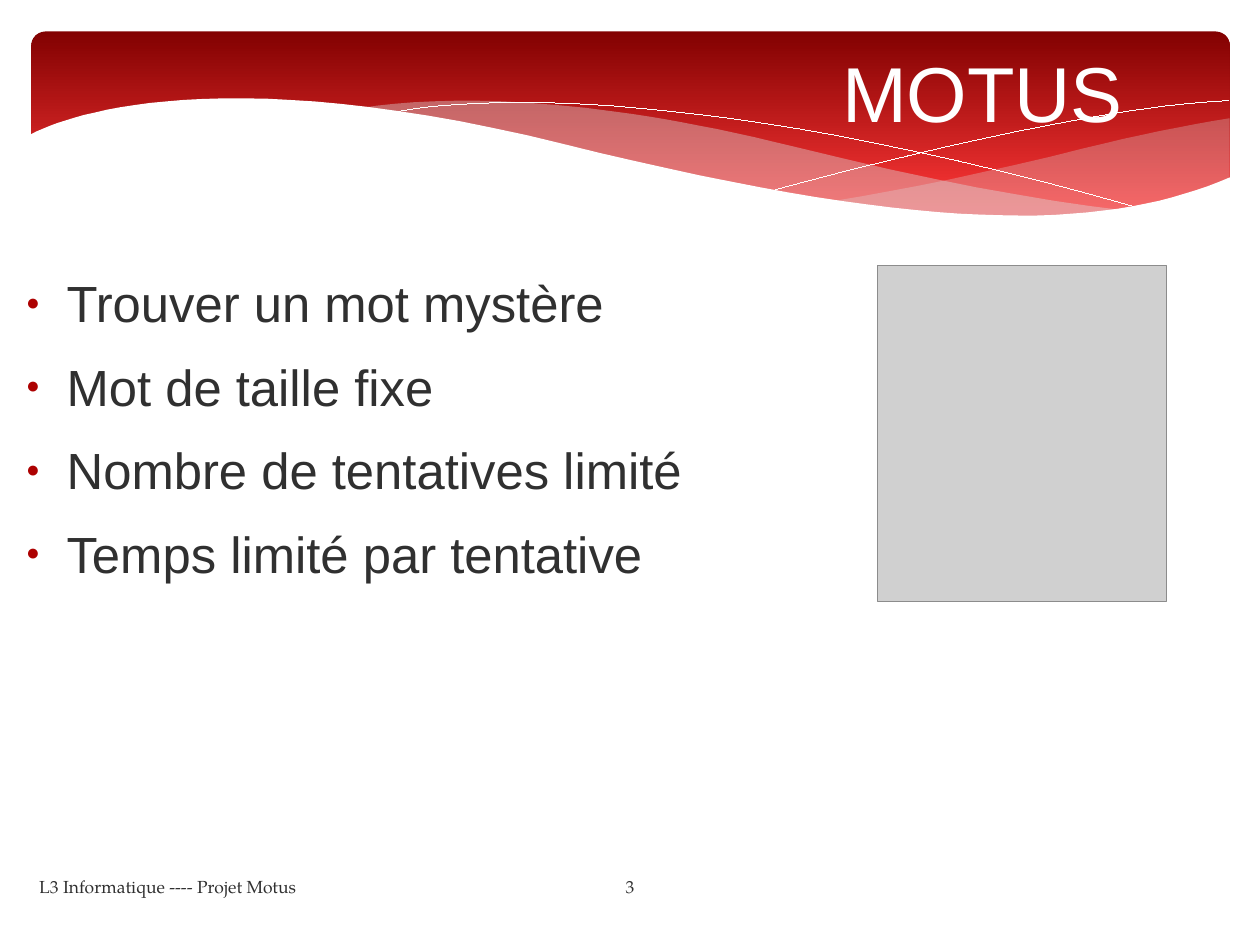
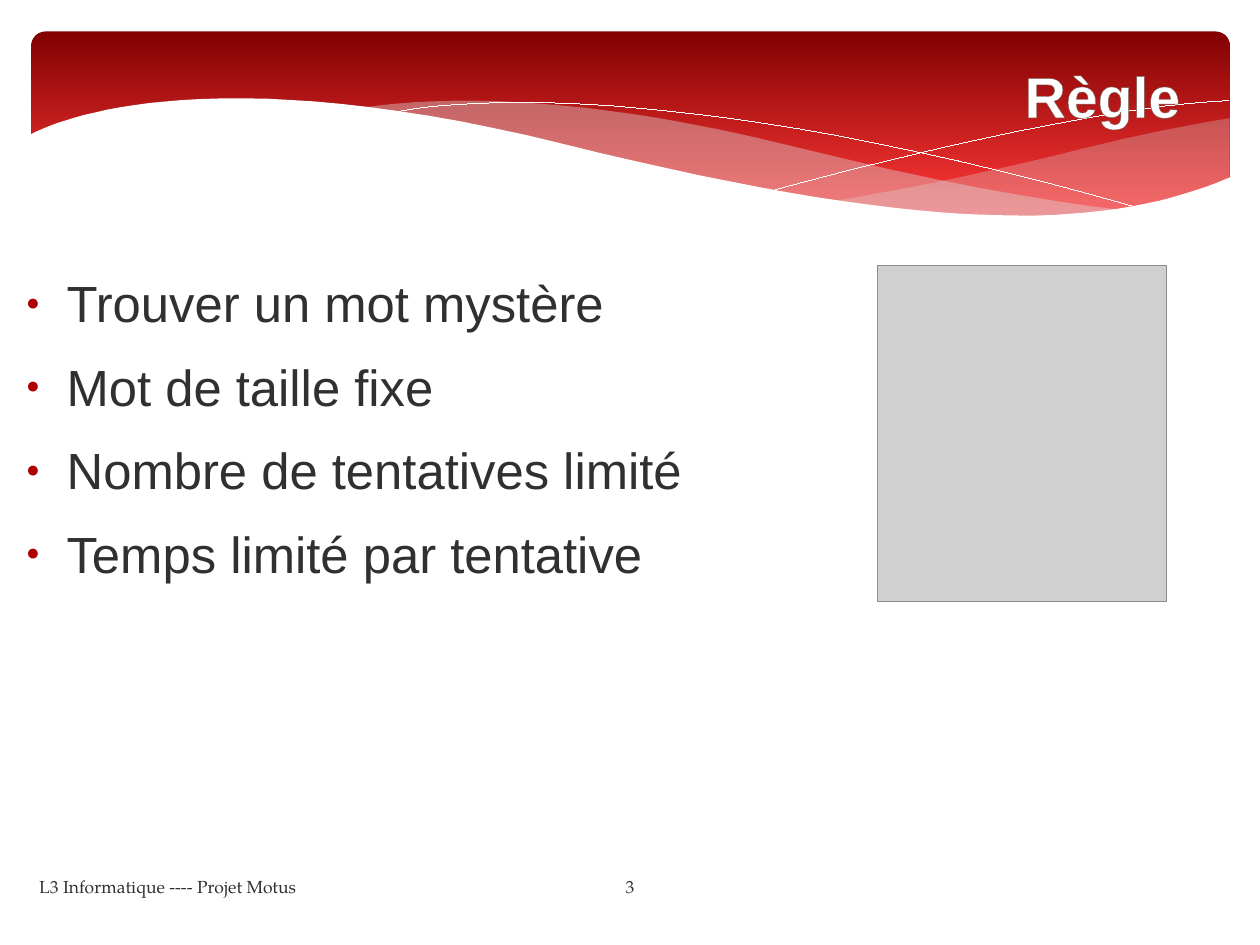
Before and after one commit to Yamihoshi/Projet-L3, a slide deck: slide 3 of powerpoint.pptx. Drawn at 1260x945 pixels with LibreOffice and Linux fonts; fonts in the diff are those of the drawing; grey boxes stand for pictures. Boxes give left, top, right and bottom in pixels: in the first picture for what was removed or moved away, otherwise in the second. Text is boxed around its words. In the diff, an @@ line names an element or a change of style, - is before the commit and + after.

```diff
--- a/powerpoint.pptx
+++ b/powerpoint.pptx
@@ title at [1025,76,1180,128]: text changed; size 49 to 36 pt; bold on @@
-MOTUS
+Règle
```
Also in this commit, not shown: 11 other slides changed, 1 slide added, 1 slide removed, 1 other file.
